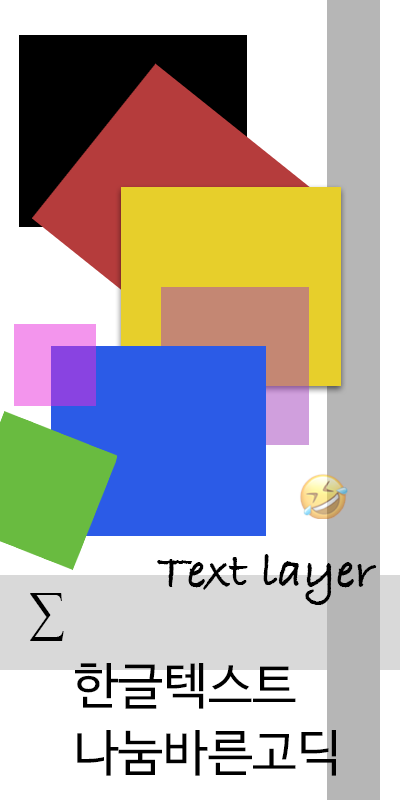
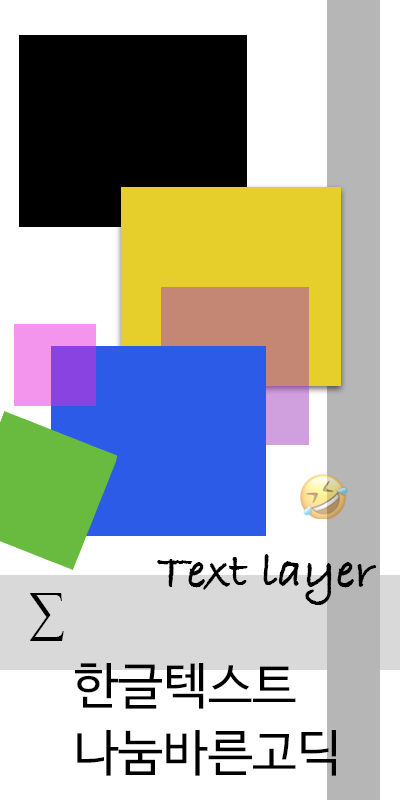
Layers edited between the first and the second 400x800 image:
hid "Layer 2" over (32, 63, 310, 290)
